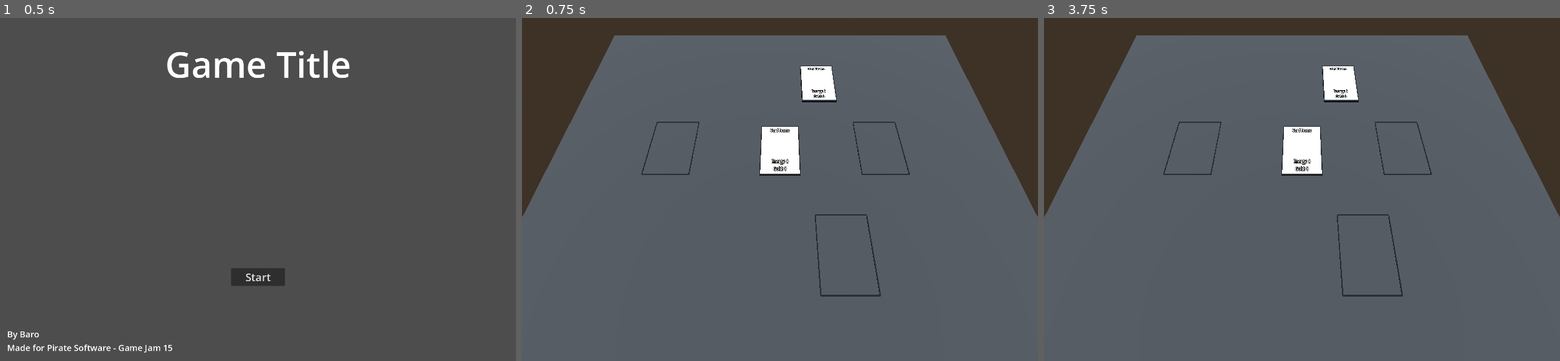
Above: before the commit, frames 1-3 (left to right).
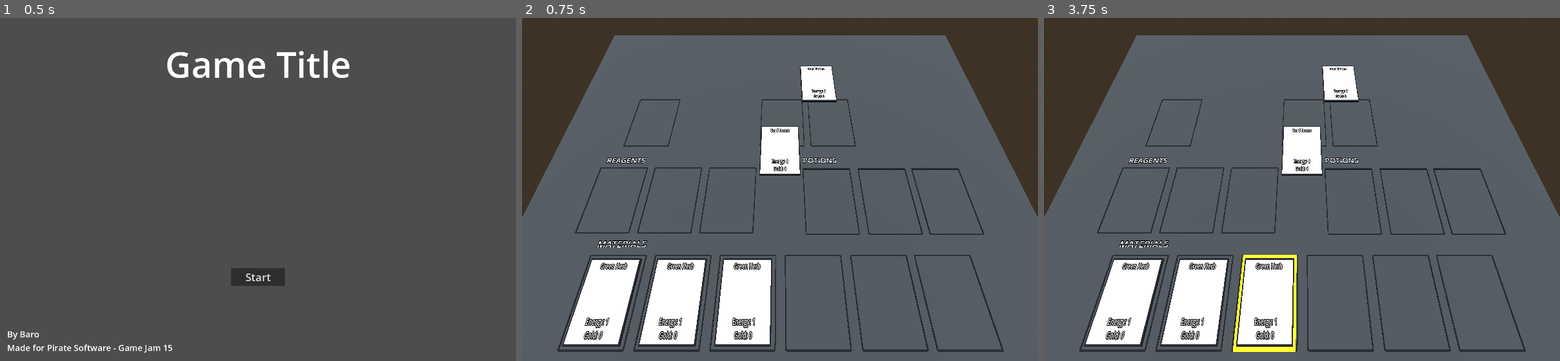
Above: after the commit, the same moments.

Repository: Barodas/game-jam-pirate-software-15
Game: Godot game, scene res://scenes/start_menu.tscn
Two runs of this game, one before a commit and one after it. Both use one fixed random seed, a clock stepped at 60 frames per second and the inputs below.
Inputs (mouse positions are in pixels of both pictures, inside the frame that each line leads up to):
- Up to frame 1 (0.5 s): no input
- Up to frame 2 (0.75 s): click "Start" at 0.5 s
- Up to frame 3 (3.75 s): tap Enter at 1.25, 2.75 s; move the mouse to (1415, 172) at 1.27 s; click (1415, 172) at 1.35 s; tap Space at 2, 3.5 s; move the mouse to (1198, 206) at 2.02 s; right-click (1198, 206) at 2.1 s; move the mouse to (1353, 114) at 2.77 s; click (1353, 114) at 2.85 s; move the mouse to (1276, 258) at 3.52 s; right-click (1276, 258) at 3.6 s

Frame 1 is identical in both runs. In frame 2, 12% of the frame differs, in the area x 6-94%, y 23-98%; in frame 3, 12%.

Commit message:
Create slots for game board layout
- Slots now track the card that they currently hold
- Generate cards at scene launch

Diff:
--- a/scenes/game.tscn
+++ b/scenes/game.tscn
@@ -23,10 +23,14 @@
 
 [sub_resource type="BoxShape3D" id="BoxShape3D_tut34"]
 
-[node name="Game" type="Node3D" node_paths=PackedStringArray("slot1", "slot2")]
+[node name="Game" type="Node3D" node_paths=PackedStringArray("refine_slot", "distill_slot1", "distill_slot2", "material_slots", "reagent_slots", "potion_slots")]
 script = ExtResource("1_lonwx")
-slot1 = NodePath("World/Slot")
-slot2 = NodePath("World/Slot2")
+refine_slot = NodePath("World/RefineSlot")
+distill_slot1 = NodePath("World/DistillSlot1")
+distill_slot2 = NodePath("World/DistillSlot2")
+material_slots = [NodePath("World/Materials/Slot1"), NodePath("World/Materials/Slot2"), NodePath("World/Materials/Slot3"), NodePath("World/Materials/Slot4"), NodePath("World/Materials/Slot5"), NodePath("World/Materials/Slot6")]
+reagent_slots = [NodePath("World/Reagents/Slot1"), NodePath("World/Reagents/Slot2"), NodePath("World/Reagents/Slot3")]
+potion_slots = [NodePath("World/Potions/Slot1"), NodePath("World/Potions/Slot2"), NodePath("World/Potions/Slot3")]
 
 [node name="WorldEnvironment" type="WorldEnvironment" parent="."]
 environment = SubResource("Environment_ehwq6")
@@ -104,11 +108,77 @@
 [node name="Card2" parent="World" instance=ExtResource("2_mwtr0")]
 transform = Transform3D(1, 0, 0, 0, 0.1, 0, 0, 0, 1.5, 1.18353, 0, -2.52857)
 
-[node name="Slot" parent="World" instance=ExtResource("3_4jq0p")]
-transform = Transform3D(1.2, 0, 0, 0, 0.02, 0, 0, 0, 1.7, -2.91569, 0, -0.104694)
+[node name="RefineSlot" parent="World" instance=ExtResource("3_4jq0p")]
+transform = Transform3D(1.2, 0, 0, 0, 0.02, 0, 0, 0, 1.7, -3.62523, 0, -0.979769)
 
-[node name="Slot2" parent="World" instance=ExtResource("3_4jq0p")]
-transform = Transform3D(1.2, 0, 0, 0, 0.02, 0, 0, 0, 1.7, 2.6897, 0, -0.104694)
+[node name="DistillSlot1" parent="World" instance=ExtResource("3_4jq0p")]
+transform = Transform3D(1.2, 0, 0, 0, 0.02, 0, 0, 0, 1.7, 0.0592017, 0, -0.979769)
 
-[node name="Slot3" parent="World" instance=ExtResource("3_4jq0p")]
-transform = Transform3D(1.2, 0, 0, 0, 0.02, 0, 0, 0, 1.7, 1.42312, 0, 2.682)
+[node name="DistillSlot2" parent="World" instance=ExtResource("3_4jq0p")]
+transform = Transform3D(1.2, 0, 0, 0, 0.02, 0, 0, 0, 1.7, 1.4425, 0, -0.979769)
+
+[node name="Materials" type="Node3D" parent="World"]
+transform = Transform3D(1, 0, 0, 0, 1, 0, 0, 0, 1, -0.19, 0, 0)
+
+[node name="Label3D" type="Label3D" parent="World/Materials"]
+transform = Transform3D(1, 0, 0, 0, -4.37114e-08, 1, 0, -1, -4.37114e-08, -3.3, 0, 2.5)
+text = "Materials"
+font_size = 40
+outline_size = 10
+uppercase = true
+
+[node name="Slot1" parent="World/Materials" instance=ExtResource("3_4jq0p")]
+transform = Transform3D(1.2, 0, 0, 0, 0.02, 0, 0, 0, 1.7, -3.3, 0, 3.6)
+
+[node name="Slot2" parent="World/Materials" instance=ExtResource("3_4jq0p")]
+transform = Transform3D(1.2, 0, 0, 0, 0.02, 0, 0, 0, 1.7, -1.9, 0, 3.6)
+
+[node name="Slot3" parent="World/Materials" instance=ExtResource("3_4jq0p")]
+transform = Transform3D(1.2, 0, 0, 0, 0.02, 0, 0, 0, 1.7, -0.5, 0, 3.6)
+
+[node name="Slot4" parent="World/Materials" instance=ExtResource("3_4jq0p")]
+transform = Transform3D(1.2, 0, 0, 0, 0.02, 0, 0, 0, 1.7, 0.902987, 0, 3.6)
+
+[node name="Slot5" parent="World/Materials" instance=ExtResource("3_4jq0p")]
+transform = Transform3D(1.2, 0, 0, 0, 0.02, 0, 0, 0, 1.7, 2.32014, 0, 3.6)
+
+[node name="Slot6" parent="World/Materials" instance=ExtResource("3_4jq0p")]
+transform = Transform3D(1.2, 0, 0, 0, 0.02, 0, 0, 0, 1.7, 3.6986, 0, 3.6)
+
+[node name="Reagents" type="Node3D" parent="World"]
+transform = Transform3D(1, 0, 0, 0, 1, 0, 0, 0, 1, -0.33, 0, 0)
+
+[node name="Label3D" type="Label3D" parent="World/Reagents"]
+transform = Transform3D(1, 0, 0, 0, -4.37114e-08, 1, 0, -1, -4.37114e-08, -3.7, 0, 0.325)
+text = "Reagents"
+font_size = 40
+outline_size = 10
+uppercase = true
+
+[node name="Slot1" parent="World/Reagents" instance=ExtResource("3_4jq0p")]
+transform = Transform3D(1.2, 0, 0, 0, 0.02, 0, 0, 0, 1.7, -3.68461, 0, 1.40684)
+
+[node name="Slot2" parent="World/Reagents" instance=ExtResource("3_4jq0p")]
+transform = Transform3D(1.2, 0, 0, 0, 0.02, 0, 0, 0, 1.7, -2.28461, 0, 1.40684)
+
+[node name="Slot3" parent="World/Reagents" instance=ExtResource("3_4jq0p")]
+transform = Transform3D(1.2, 0, 0, 0, 0.02, 0, 0, 0, 1.7, -0.884614, 0, 1.40684)
+
+[node name="Potions" type="Node3D" parent="World"]
+transform = Transform3D(1, 0, 0, 0, 1, 0, 0, 0, 1, -0.16, 0, 0)
+
+[node name="Label3D" type="Label3D" parent="World/Potions"]
+transform = Transform3D(1, 0, 0, 0, -4.37114e-08, 1, 0, -1, -4.37114e-08, 1.2, 0, 0.325)
+text = "Potions"
+font_size = 40
+outline_size = 10
+uppercase = true
+
+[node name="Slot1" parent="World/Potions" instance=ExtResource("3_4jq0p")]
+transform = Transform3D(1.2, 0, 0, 0, 0.02, 0, 0, 0, 1.7, 1.34983, 0, 1.43483)
+
+[node name="Slot2" parent="World/Potions" instance=ExtResource("3_4jq0p")]
+transform = Transform3D(1.2, 0, 0, 0, 0.02, 0, 0, 0, 1.7, 2.76699, 0, 1.43483)
+
+[node name="Slot3" parent="World/Potions" instance=ExtResource("3_4jq0p")]
+transform = Transform3D(1.2, 0, 0, 0, 0.02, 0, 0, 0, 1.7, 4.14545, 0, 1.43483)
--- a/scripts/card.gd
+++ b/scripts/card.gd
@@ -11,6 +11,12 @@
 var is_selected = false
 
 func _ready():
+	if data:
+		_name_label.text = data.name
+		_energy_label.text = "Energy: " + str(data.energy)
+		_gold_label.text = "Gold: " + str(data.gold)
+		print("Initialised a ", data.name, " Card")
+
 	Signals.select_card.connect(_on_select_card_signal)
 
 func _process(delta):
@@ -45,12 +51,9 @@
 	mat.albedo_color = col
 
 static func create(info: CardData):
-	var scene = load("res://scenes/card.tscn")
-	var instance = scene.instance()
+	var instance = preload("res://scenes/card.tscn").instantiate()
 	instance.data = info
-	instance._name_label.text = info.name
-	instance._energy_label.text = info.energy
-	instance._gold_label.text = info.gold
+	print("Created a Card")
 	return instance
 
 func _on_select_card_signal(card:Card):
--- a/scripts/game.gd
+++ b/scripts/game.gd
@@ -3,17 +3,21 @@
 enum CARD_TYPE {HERB_HEALTH, DUST_HEALTH, POTION_HEALTH}
 
 var selected_card: Card
-@export var slot1: Slot
-@export var slot2: Slot
+@export var refine_slot: Slot
+@export var distill_slot1: Slot
+@export var distill_slot2: Slot
+@export var material_slots: Array[Slot]
+@export var reagent_slots: Array[Slot]
+@export var potion_slots: Array[Slot]
 
 func create_card(type:CARD_TYPE):
-	var scene = load("res://scenes/card.tscn")
-	var instance = scene.instance()
-	instance.name
 	var info
 	match type:
 		CARD_TYPE.HERB_HEALTH:
 			info = CardData.create("Green Herb", 1, 0)
+	var new_card = Card.create(info)
+	add_child(new_card)
+	return new_card
 
 func _unhandled_input(event):
 	if Input.is_action_just_pressed("quit"):
@@ -24,6 +28,11 @@
 
 	Signals.click_card.connect(_on_click_card_signal)
 	Signals.click_slot.connect(_on_click_slot_signal)
+
+	# Populate Hand
+	material_slots[0].assign_card(create_card(CARD_TYPE.HERB_HEALTH))
+	material_slots[1].assign_card(create_card(CARD_TYPE.HERB_HEALTH))
+	material_slots[2].assign_card(create_card(CARD_TYPE.HERB_HEALTH))
 
 func _process(delta):
 	if Input.is_action_just_pressed("mouse_right"):
--- a/scripts/slot.gd
+++ b/scripts/slot.gd
@@ -1,12 +1,16 @@
 class_name Slot extends Node3D
 
-var has_card: bool
+var card: Card
 var is_hovered: bool = false
 
 func _process(delta):
 	# Selection
 	if is_hovered && Input.is_action_just_pressed("mouse_left"):
 		Signals.click_slot.emit(self)
+
+func assign_card(assigned_card: Card):
+	card = assigned_card
+	card.global_position = self.global_position
 
 func _on_area_3d_mouse_entered():
 	is_hovered = true
